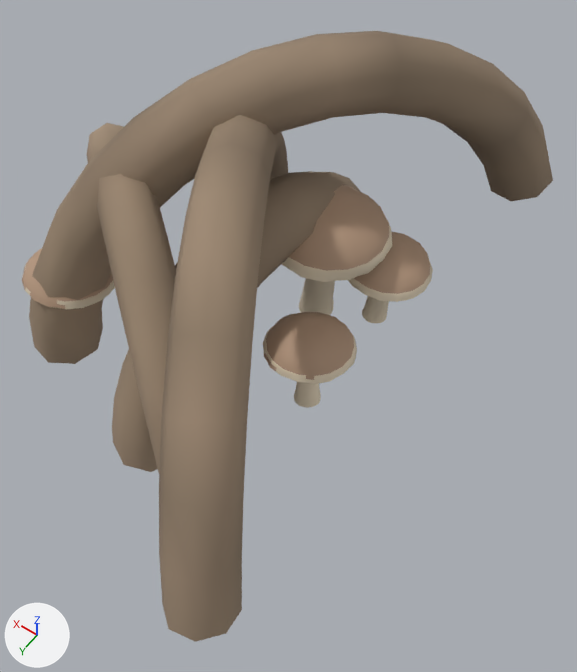
One commit to the glTF model content/models/nature/roots-with-mushrooms-v01.glb: the scene before it, then after it.
Camera for both pictures: a 50 mm camera at (-1.26, 1.43, 2.23) aimed at (-0.35, 0.16, 0.23). Every picture has the same lights, and +X, +Y and +Z are marked at lower left. The older version comes first. Vertices at exactly the same position are counted once.

In view in the first picture: 'roots-with-mushrooms'.
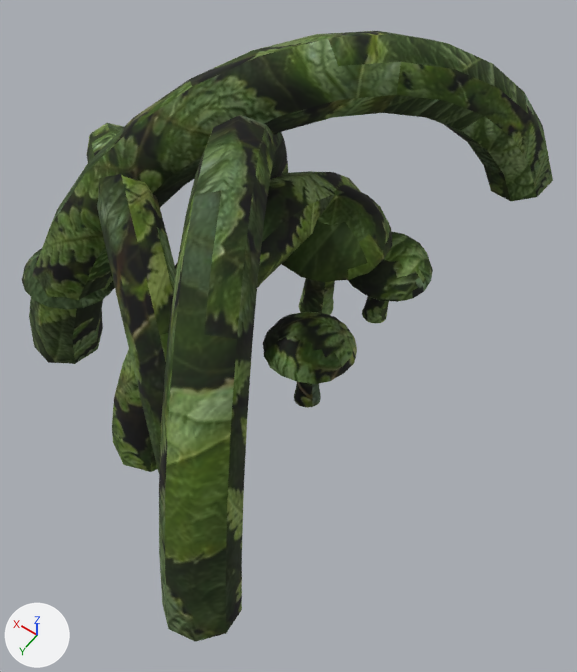
What differs and where, as boxes (x1, y1, x2, y2) in the pictures (577 x 672 px):
'roots-with-mushrooms', surface changed, recoloured (brown to green)
    both: (22, 31, 553, 642)
part 2 of me_roots_with_mushrooms, recoloured
    both: (22, 222, 433, 408)
part 3 of me_roots_with_mushrooms, recoloured (darker)
    both: (22, 31, 553, 642)

What changed in the scene script:
```text
Add img_foliage_leaves_photo_v01:
    img_foliage_leaves_photo_v01 = load_image('foliage-leaves-photo-v01', '_unpacked/foliage-leaves-photo-v01', 1254, 1254, 'sRGB')
Change mat_bark:
    where n0 = _N.new('ShaderNodeBsdfPrincipled'); n0.name = 'Principled BSDF'
    n0.inputs[2].default_value: 0.93 -> 0.92  # 'Roughness'
    add n3 = _N.new('ShaderNodeMix'); n3.name = 'Mix'
    add n3.data_type = 'RGBA'
    add n3.blend_type = 'MULTIPLY'
    add n3.inputs[0].default_value = 1.0  # 'Factor'
    add n4 = _N.new('ShaderNodeTexImage'); n4.name = 'Image Texture'
    add n4.image = img_foliage_leaves_photo_v01
    where n2 = _N.new('ShaderNodeVertexColor'); n2.name = 'Color Attribute'
    remove _L.new(n2.outputs[0], n0.inputs[0])  # 'Color' to 'Base Color'
    add _L.new(n3.outputs[2], n0.inputs[0])  # 'Result' to 'Base Color'
    add _L.new(n2.outputs[0], n3.inputs[7])  # 'Color' to 'B'
    add _L.new(n4.outputs[0], n3.inputs[6])  # 'Color' to 'A'
Change mat_fungus:
    where n0 = _N.new('ShaderNodeBsdfPrincipled'); n0.name = 'Principled BSDF'
    n0.inputs[2].default_value: 0.7 -> 0.92  # 'Roughness'
    add n3 = _N.new('ShaderNodeMix'); n3.name = 'Mix'
    add n3.data_type = 'RGBA'
    add n3.blend_type = 'MULTIPLY'
    add n3.inputs[0].default_value = 1.0  # 'Factor'
    add n4 = _N.new('ShaderNodeTexImage'); n4.name = 'Image Texture'
    add n4.image = img_foliage_leaves_photo_v01
    where n2 = _N.new('ShaderNodeVertexColor'); n2.name = 'Color Attribute'
    remove _L.new(n2.outputs[0], n0.inputs[0])  # 'Color' to 'Base Color'
    add _L.new(n3.outputs[2], n0.inputs[0])  # 'Result' to 'Base Color'
    add _L.new(n2.outputs[0], n3.inputs[7])  # 'Color' to 'B'
    add _L.new(n4.outputs[0], n3.inputs[6])  # 'Color' to 'A'
Change me_roots_with_mushrooms:
    where me_roots_with_mushrooms.from_pydata(...)  # 3512 vertices, 6944 faces; spans x -0.77..0.77, y -1.08..1.08, z 0.0..0.97
    used by ob_roots_with_mushrooms; location = (0.0, 0.0, 0.0)
    me_roots_with_mushrooms part 1: texture (UV) coordinates changed
    me_roots_with_mushrooms part 2: 4416 faces centred in x -0.61..0.51, y -0.41..0.55, z 0.0..0.44 are repainted in the vertex colours; the middle colour goes from beige #daccb3 to white #ffffff
    me_roots_with_mushrooms part 3: 2528 faces centred in x -0.75..0.75, y -1.04..1.05, z 0.02..0.95 are repainted in the vertex colours; the middle colour goes from beige #b3957c to white #ffffff
```
